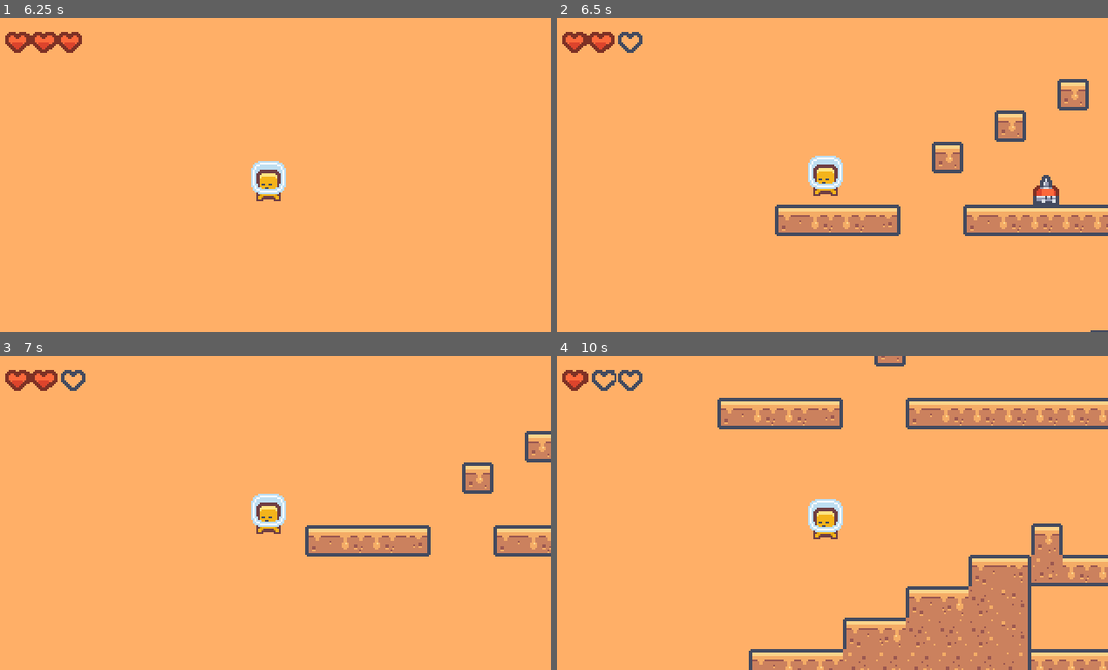
Above: before the commit, frames 1-4 (two rows, left to right).
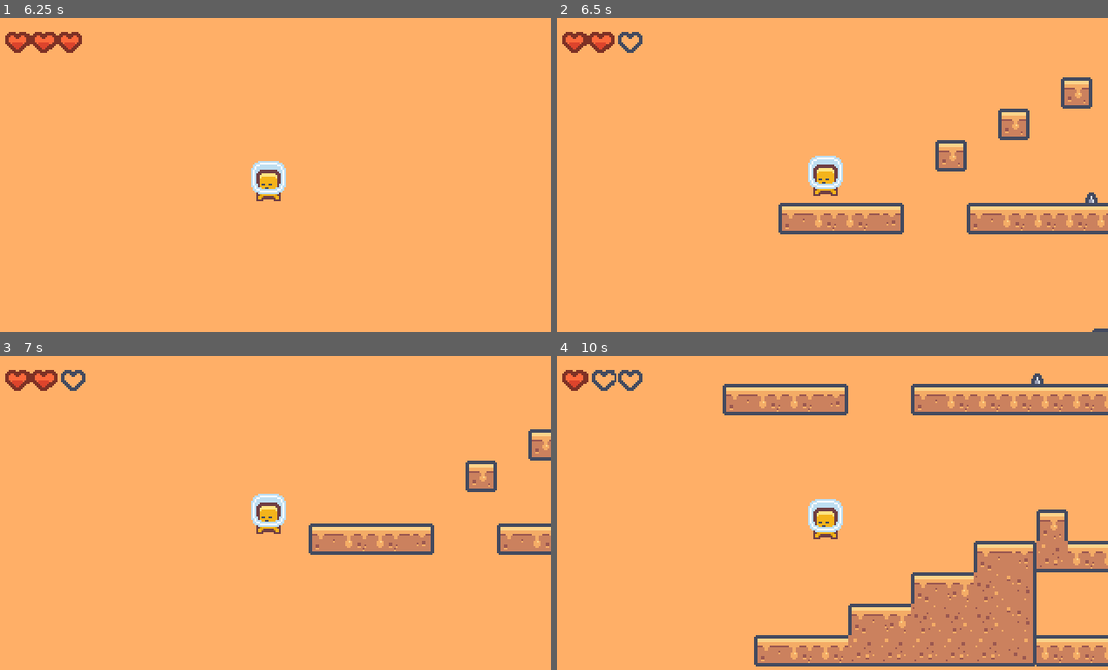
Above: after the commit, the same moments.

Repository: deoshreyas/Just-Another-Platformer
Game: Godot game, scene res://Scenes/level_1.tscn
Two runs of this game, one before a commit and one after it. Both use one fixed random seed, a clock stepped at 60 frames per second and the inputs below.
Inputs:
- Up to frame 1 (6.25 s): tap Enter (ui_accept) at 0.5, 0.77, 1.52, 3.02, 3.77, 4.25, 4.52, 6.02 s; hold Right (right) 0.53-2.03 s; hold Left (left) 2.03-2.78 s; hold Right (right) 2.78-4.28 s; hold Left (left) 4.28-5.03 s; hold Right (right) 5.03-5.78 s; hold Left (left) from 5.78 s (still down)
- Up to frame 2 (6.5 s): keep holding Left (left)
- Up to frame 3 (7 s): keep holding Left (left); tap Enter (ui_accept) at 6.77 s
- Up to frame 4 (10 s): release Left (left) at 7.28 s; hold Right (right) 7.28-9.53 s; tap Enter (ui_accept) at 7.52, 8.75, 9.02, 9.77 s; hold Left (left) from 9.53 s (still down)

Frame 1 is identical in both runs. In frame 2, 4.3% of the frame differs, in the area x 39-100%, y 18-100%; in frame 3, 2.5%; in frame 4, 16%, in the area x 29-100%, y 0-100%.

Commit message:
Fix player respawn bug, Work on door for level transition, Finish lock and key mechanism

Diff:
--- /dev/null
+++ b/Scenes/door.tscn
@@ -0,0 +1,24 @@
+[gd_scene load_steps=4 format=3 uid="uid://cx0swx4mtdd8i"]
+
+[ext_resource type="Script" path="res://Scripts/Door.gd" id="1_3amd3"]
+[ext_resource type="Texture2D" uid="uid://dhdywnvpt08gh" path="res://Assets/Sprites/tilemap_packed.png" id="2_w3crm"]
+
+[sub_resource type="RectangleShape2D" id="RectangleShape2D_6k8a7"]
+size = Vector2(18, 28)
+
+[node name="Door" type="Area2D"]
+z_index = -1
+collision_layer = 0
+collision_mask = 2
+monitorable = false
+script = ExtResource("1_3amd3")
+
+[node name="Sprite2D" type="Sprite2D" parent="."]
+texture = ExtResource("2_w3crm")
+region_enabled = true
+region_rect = Rect2(179.674, 102.864, 18.2426, 27.9253)
+
+[node name="CollisionShape2D" type="CollisionShape2D" parent="."]
+shape = SubResource("RectangleShape2D_6k8a7")
+
+[connection signal="body_entered" from="." to="." method="_on_body_entered"]
--- a/Scenes/key_item.tscn
+++ b/Scenes/key_item.tscn
@@ -7,6 +7,9 @@
 size = Vector2(16, 12)
 
 [node name="KeyItem" type="Area2D"]
+collision_layer = 0
+collision_mask = 2
+monitorable = false
 script = ExtResource("1_v5xq0")
 
 [node name="Sprite2D" type="Sprite2D" parent="."]
--- a/Scenes/level_1.tscn
+++ b/Scenes/level_1.tscn
@@ -9,6 +9,7 @@
 [ext_resource type="PackedScene" uid="uid://b53coulog0il2" path="res://Scenes/lever_block.tscn" id="7_wlw10"]
 [ext_resource type="PackedScene" uid="uid://bngqolqdv35ih" path="res://Scenes/key_item.tscn" id="8_a00q4"]
 [ext_resource type="PackedScene" uid="uid://8qyokbxml5mi" path="res://Scenes/lock.tscn" id="9_vrq27"]
+[ext_resource type="PackedScene" uid="uid://cx0swx4mtdd8i" path="res://Scenes/door.tscn" id="10_i3jv1"]
 
 [node name="Level1" instance=ExtResource("1_fid8e")]
 
@@ -60,6 +61,9 @@
 [node name="Lock" parent="." index="14" instance=ExtResource("9_vrq27")]
 position = Vector2(379, -64)
 
+[node name="Door" parent="." index="15" instance=ExtResource("10_i3jv1")]
+position = Vector2(251, -85)
+
 [editable path="MovingPlatform"]
 [editable path="FallingSpikes"]
 [editable path="FallingSpikes/Hitbox"]
--- a/Scenes/lock.tscn
+++ b/Scenes/lock.tscn
@@ -48,6 +48,10 @@
 size = Vector2(18, 18)
 
 [node name="Lock" type="Area2D"]
+z_index = -1
+collision_layer = 0
+collision_mask = 2
+monitorable = false
 script = ExtResource("1_txbpw")
 
 [node name="AnimatedSprite2D" type="AnimatedSprite2D" parent="."]
--- /dev/null
+++ b/Scripts/Door.gd
@@ -0,0 +1,6 @@
+extends Area2D
+
+func _on_body_entered(body):
+	if body is Player:
+		if Global.can_go_to_next_level:
+			modulate = Color.BLACK
--- a/Scripts/Lock.gd
+++ b/Scripts/Lock.gd
@@ -1,6 +1,10 @@
 extends Area2D
 
+var activated = false
+
 func _on_body_entered(body):
-	if body is Player:
+	if body is Player and not activated:
 		if body.has_key:
+			activated = true
 			$AnimatedSprite2D.play("activated")
+			Global.can_go_to_next_level = true
--- a/Scripts/checkpoint.gd
+++ b/Scripts/checkpoint.gd
@@ -1,10 +1,17 @@
 extends CharacterBody2D
 
 var activated = false
+
+func _ready():
+	for checkpoint in Global.activated_checkpoints:
+		if position==checkpoint:
+			$AnimatedSprite2D.play("checked")
+			position.y -= 9
 
 func _on_area_2d_body_entered(body):
 	if body is Player and not activated:
 		activated = true
 		Global.checkpoint = body.position
+		Global.activated_checkpoints.append(position)
 		$AnimatedSprite2D.play("checked")
 		position.y -= 9
--- a/Scripts/global.gd
+++ b/Scripts/global.gd
@@ -6,3 +6,6 @@
 var lives = MAX_LIVES
 
 var checkpoint = Vector2(0, 0)
+var activated_checkpoints = []
+
+var can_go_to_next_level = false
--- a/Scripts/hitbox.gd
+++ b/Scripts/hitbox.gd
@@ -1,9 +1,18 @@
 extends Area2D
+
+var player = preload("res://Scenes/player.tscn")
+var had_key = false
 
 func _on_body_entered(body):
 	if body is Player:
 		if Global.lives > 0:
-			get_tree().reload_current_scene()
+			if body.has_key:
+				had_key = true
+			body.queue_free()
+			var player_instance = player.instantiate()
+			get_tree().root.add_child(player_instance)
 			Global.lives -= 1
+			if had_key:
+				player_instance.has_key = true
 		else:
 			body.queue_free()
--- a/Scripts/level_base.gd
+++ b/Scripts/level_base.gd
@@ -7,6 +7,8 @@
 
 func _process(_delta):
 	var num_drawn = 0
+	for heart in lives_container.get_children():
+		heart.queue_free()
 	for i in range(Global.MAX_LIVES):
 		var filled_heart = num_drawn < Global.lives
 		var life_instance = life.instantiate()
Not shown: 1 places in Scenes/level_1.tscn that only renumber resources
